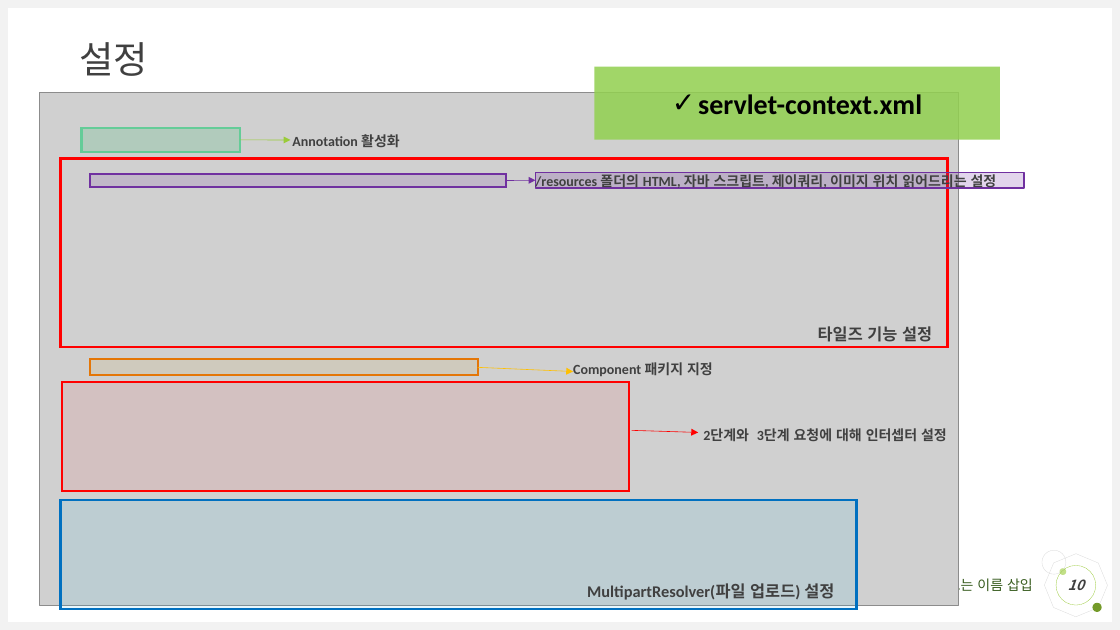
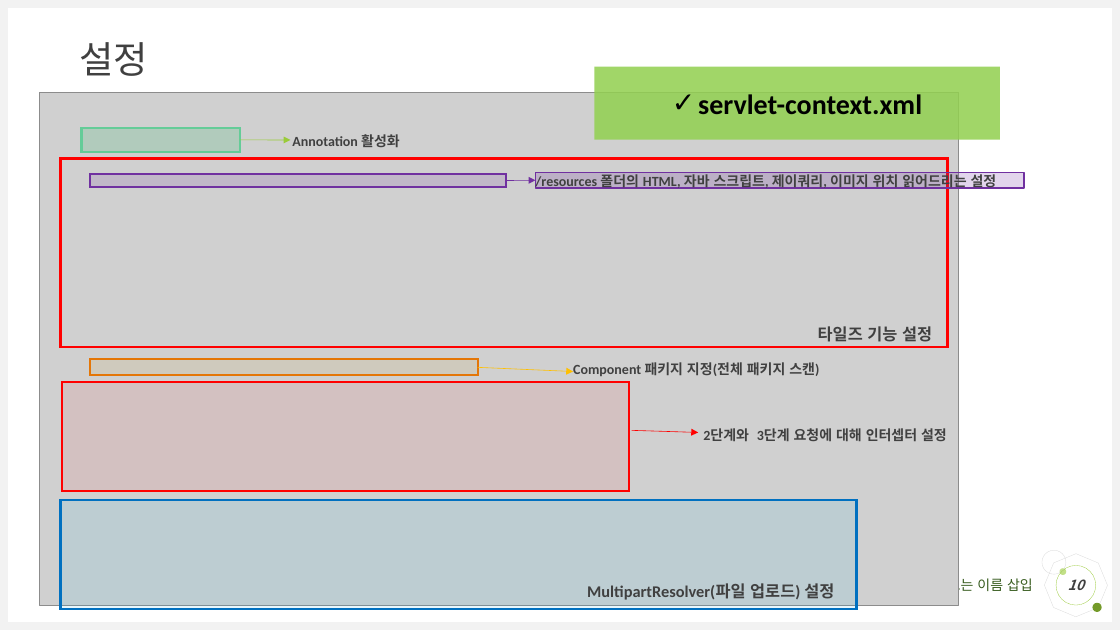
Before and after one commit to himediaai/JeonSuji, a slide deck: slide 10 of shoppingmall.pptx. Drawn at 1120x630 pixels with LibreOffice and Linux fonts; fonts in the diff are those of the drawing; grey boxes stand for pictures. Boxes give left, top, right and bottom in pixels: in the first picture for what was removed or moved away, otherwise in the second. Text is boxed around its words. In the diff, an @@ line names an element or a change of style, - is before the commit and + after.

```diff
--- a/shoppingmall.pptx
+++ b/shoppingmall.pptx
@@ text at box(573, 362, 819, 376): text changed @@
-Component 패키지 지정
+Component 패키지 지정(전체 패키지 스캔)
```
Also in this commit, not shown: 1 slide added.
